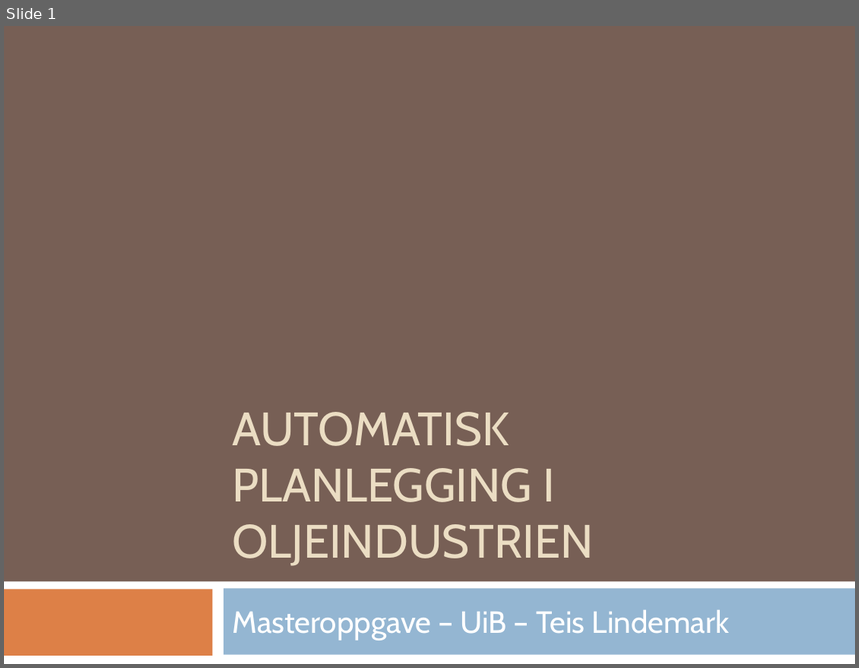
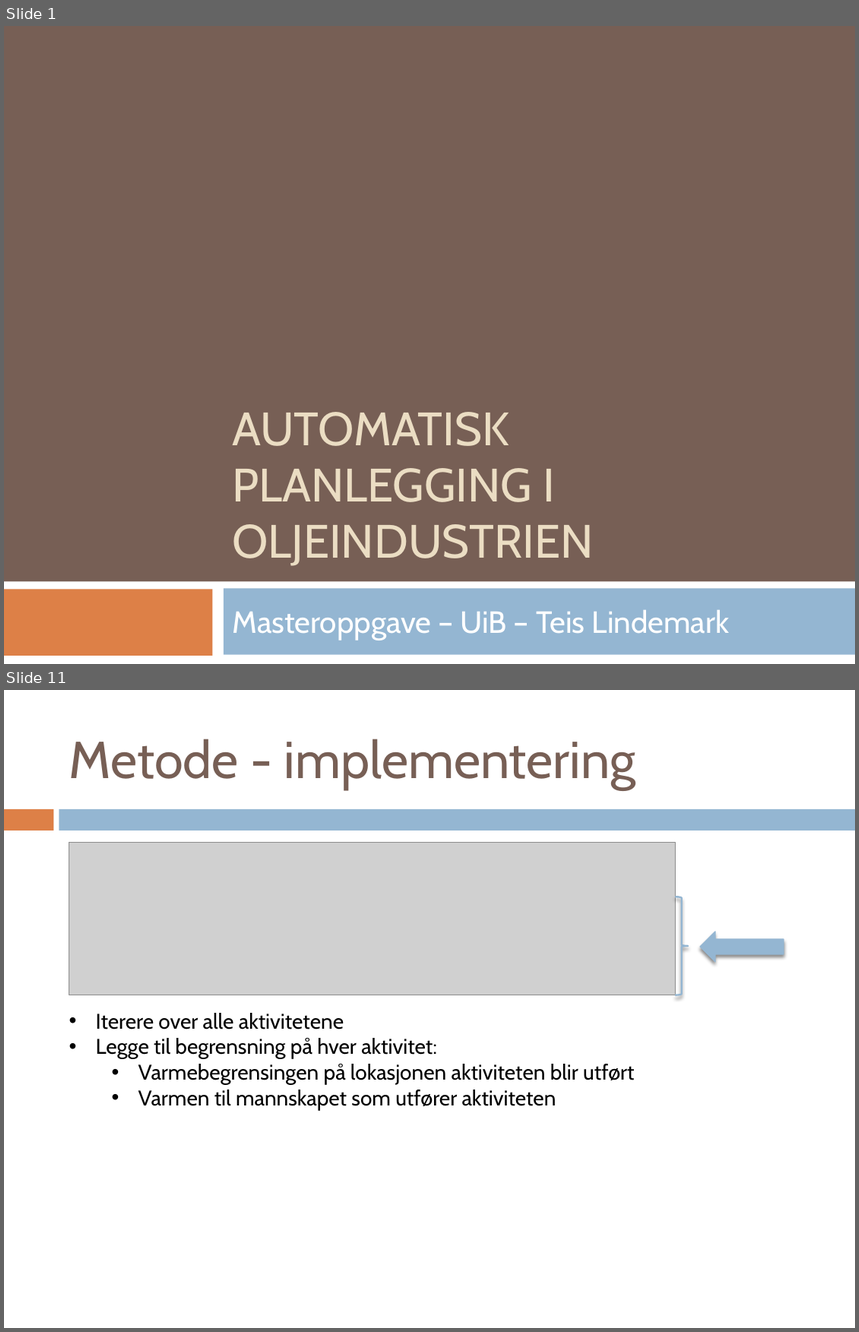
Before and after one commit to teilin/M.sc-UiB, a slide deck: Presentasjon/msc_presentasjon.pptx. Shown one above the other, each under a label of ours: slide 1 before the commit, slides 1 and 11 after it; the slides between them are not shown. The pictures are 859x668 and 859x1332 pixels, drawn with LibreOffice and Linux fonts; fonts in the diff are those of the drawing; grey boxes stand for pictures. Boxes give left, top, right and bottom in pixels: in the first picture for what was removed or moved away, otherwise in the second. Text is boxed around its words. In the diff, an @@ line names an element or a change of style, - is before the commit and + after.

```diff
--- a/Presentasjon/msc_presentasjon.pptx
+++ b/Presentasjon/msc_presentasjon.pptx
@@ slide 11 added at <box>4,690,855,1328</box>, background #FFFFFF @@
@@ title added at <box>69,739,636,790</box>, 44 pt, text #775F55 @@
+Metode - implementering
@@ rectangle added at <box>4,809,53,831</box>, fill #DD8047 @@
@@ rectangle added at <box>59,809,855,831</box>, fill #94B6D2 @@
@@ picture added at <box>69,842,676,995</box> @@
@@ right brace added at <box>676,897,688,996</box>, outline #94B6D2 1.5 pt @@
@@ left arrow added at <box>700,932,784,962</box>, fill #94B6D2, outline #94B6D2 0.79 pt @@
@@ text added at <box>96,1013,634,1110</box>, 18 pt, text #000000 @@
+• Iterere over alle aktivitetene
+• Legge til begrensning på hver aktivitet:
+  • Varmebegrensingen på lokasjonen aktiviteten blir utført
+  • Varmen til mannskapet som utfører aktiviteten
```
Also in this commit, not shown: 1 slide changed, 28 other slides added, 9 slides removed, 35 other files.
